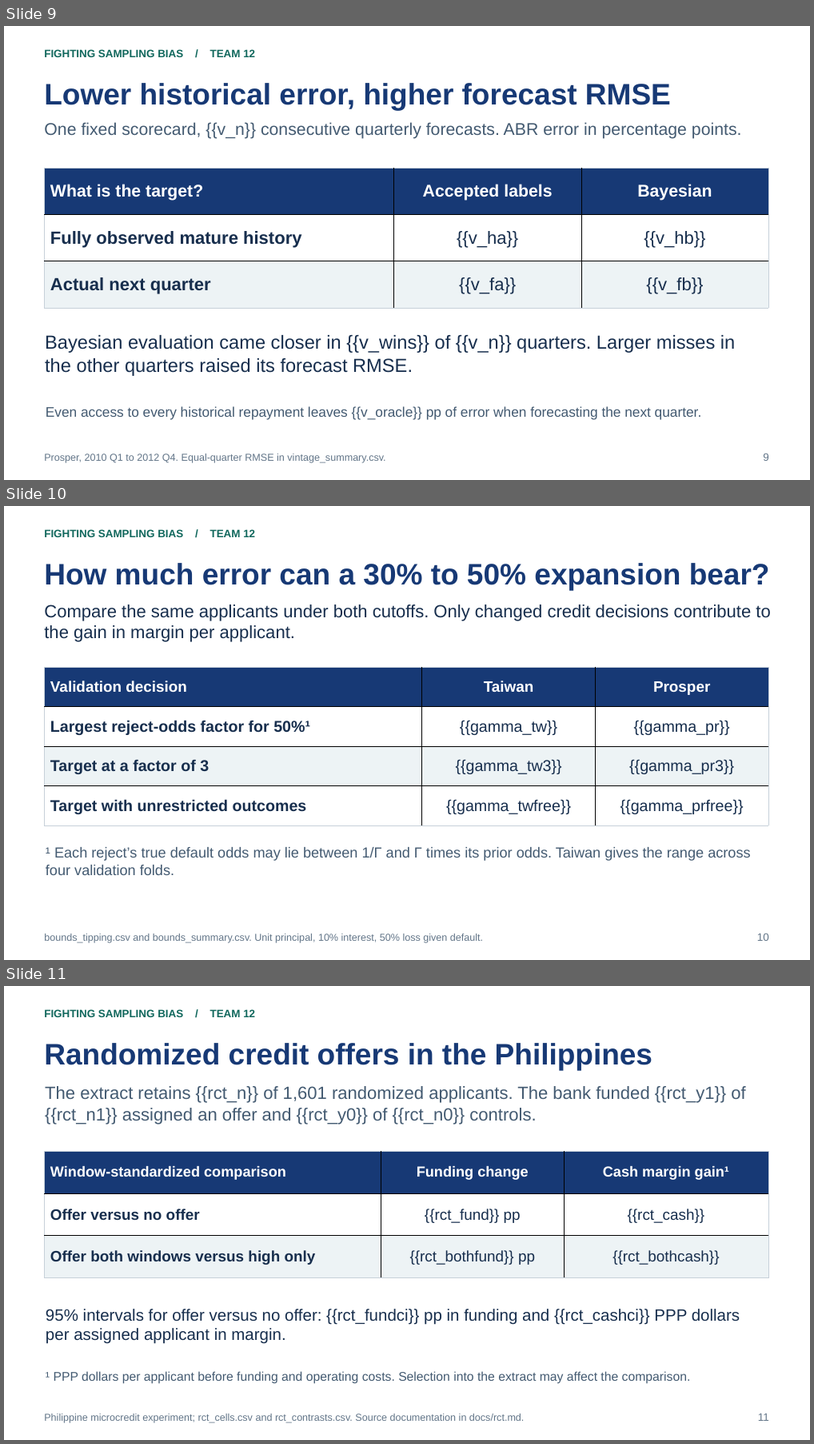
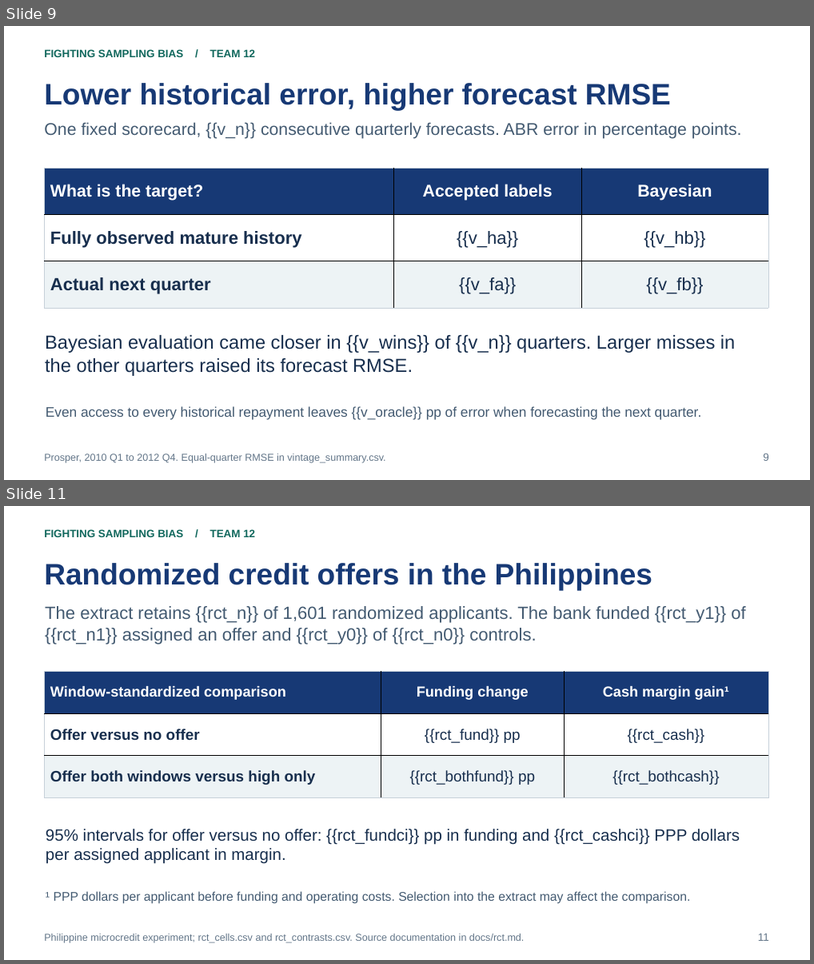
Before and after one commit to bigpurota/paper11, a slide deck: slides/template.pptx. Shown one above the other, each under a label of ours: slides 9, 10 and 11 before the commit, slides 9 and 11 after it; the slides between them are not shown. The pictures are 814x1444 and 814x964 pixels, drawn with LibreOffice and Linux fonts; fonts in the diff are those of the drawing. Boxes give left, top, right and bottom in pixels: in the first picture for what was removed or moved away, otherwise in the second. Text is boxed around its words. In the diff, an @@ line names an element or a change of style, - is before the commit and + after.

```diff
--- a/slides/template.pptx
+++ b/slides/template.pptx
@@ slide 10 removed at box(4, 506, 810, 960), background #FFFFFF @@
@@ text removed at box(44, 529, 255, 537) @@
-FIGHTING SAMPLING BIAS / TEAM 12
@@ text removed at box(44, 563, 770, 590) @@
-How much error can a 30% to 50% expansion bear?
@@ text removed at box(44, 604, 770, 642) @@
-Compare the same applicants under both cutoffs. Only changed credit decisions contribute to the gain in margin per applicant.
@@ table removed at box(45, 667, 769, 825), 4 rows, 3 columns @@
-Validation decision | Taiwan | Prosper
-Largest reject-odds factor for 50%¹ | {{gamma_tw}} | {{gamma_pr}}
-Target at a factor of 3 | {{gamma_tw3}} | {{gamma_pr3}}
-Target with unrestricted outcomes | {{gamma_twfree}} | {{gamma_prfree}}
@@ text removed at box(46, 847, 750, 875) @@
-¹ Each reject’s true default odds may lie between 1/Γ and Γ times its prior odds. Taiwan gives the range across four validation folds.
@@ text removed at box(44, 933, 483, 943) @@
-bounds_tipping.csv and bounds_summary.csv. Unit principal, 10% interest, 50% loss given default.
@@ text removed at box(758, 932, 770, 940) @@
-10
```
Also in this commit, not shown: 1 slide changed, 3 slides added, 1 other slide removed, 24 other files.
